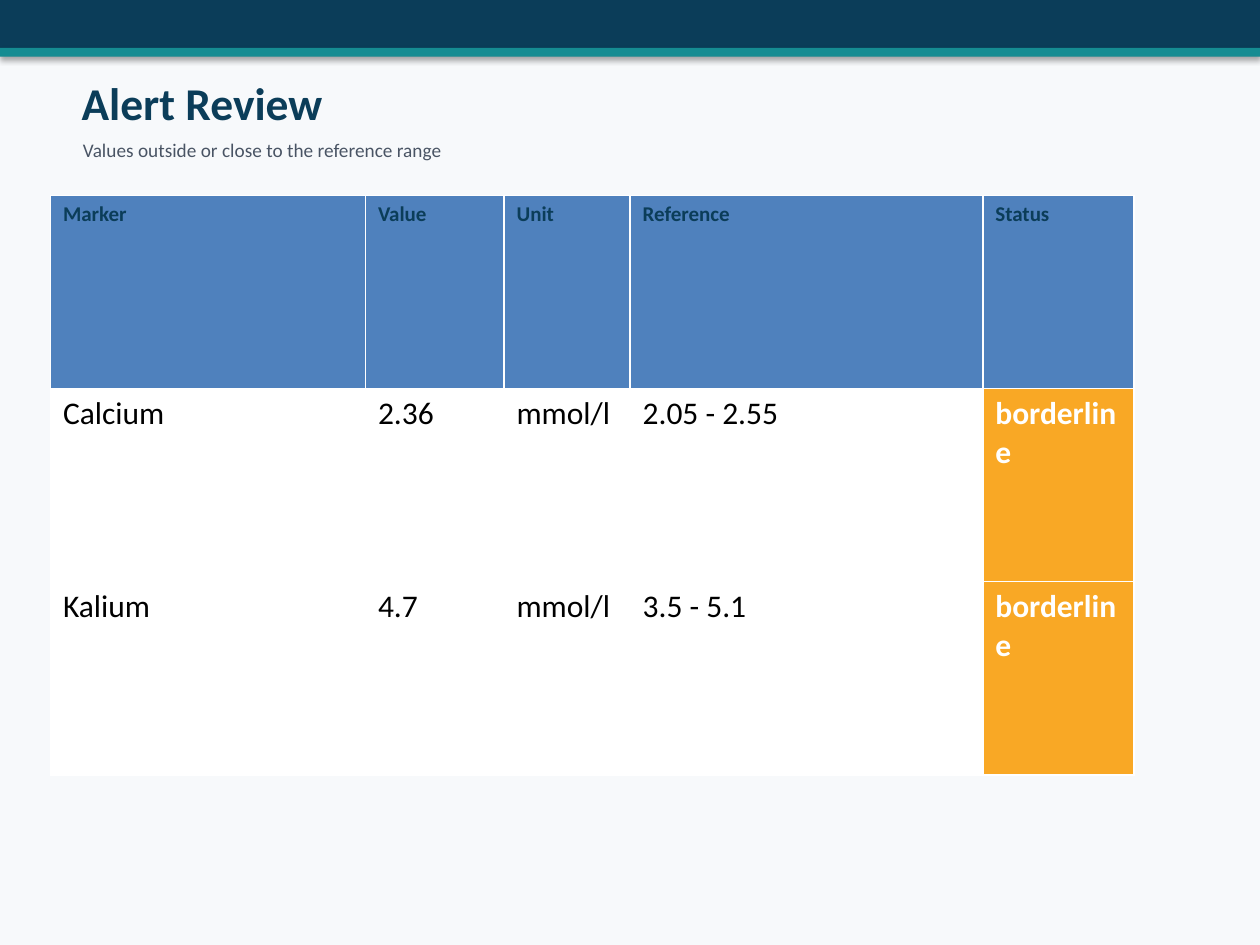
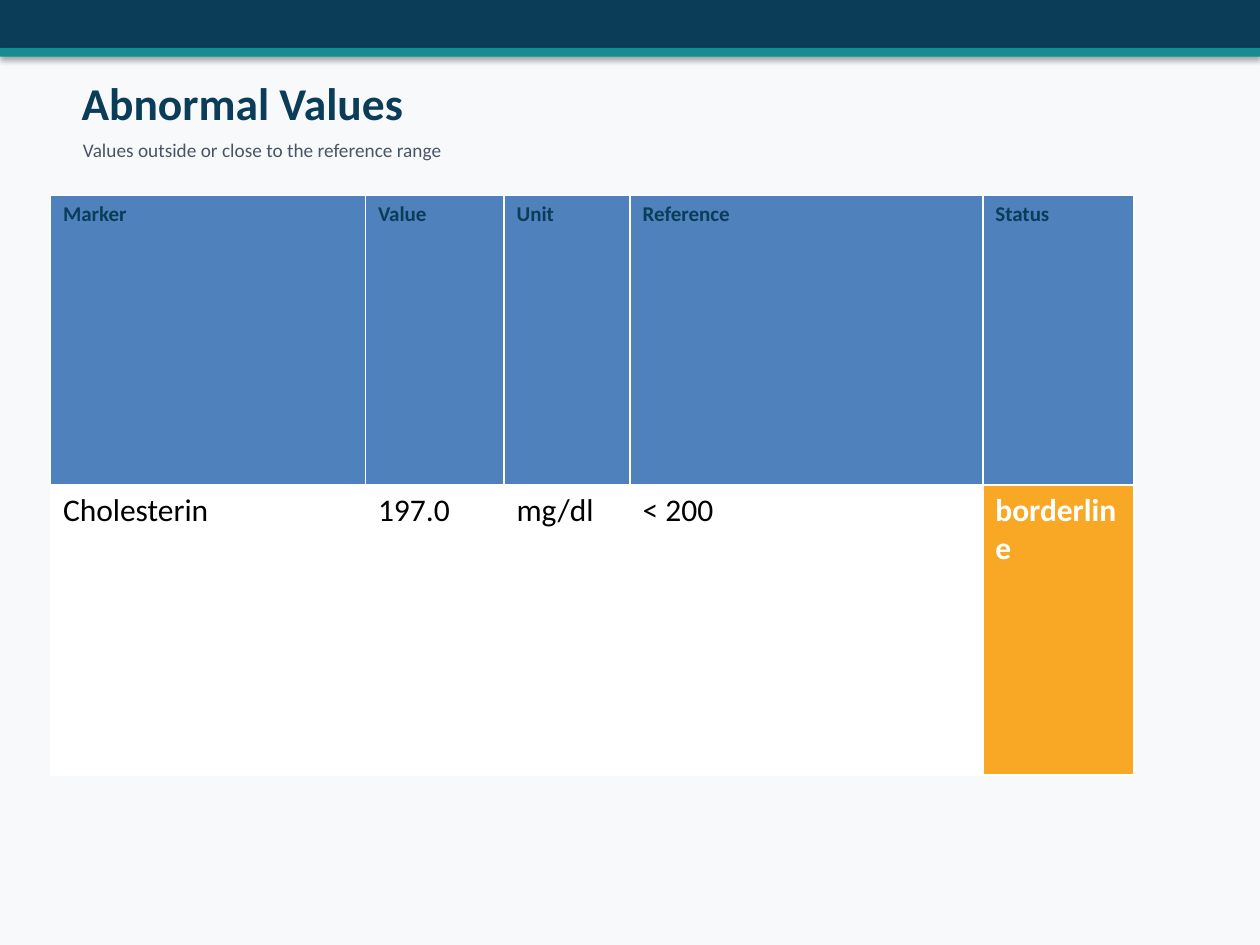
Before and after one commit to Tuna-Safak/isa, a slide deck: slide 5 of output/bloodtest_report.pptx (slide 4 before the commit). Drawn at 1260x945 pixels with LibreOffice and Linux fonts; fonts in the diff are those of the drawing. Boxes give left, top, right and bottom in pixels: in the first picture for what was removed or moved away, otherwise in the second. Text is boxed around its words. In the diff, an @@ line names an element or a change of style, - is before the commit and + after.

```diff
--- a/output/bloodtest_report.pptx
+++ b/output/bloodtest_report.pptx
@@ text at bbox=[82, 88, 402, 121]: text changed @@
-Alert Review
+Abnormal Values
@@ table at bbox=[50, 195, 1134, 775] @@
-row 2: Calcium | 2.36 | mmol/l | 2.05 - 2.55 | borderline
-row 3: Kalium | 4.7 | mmol/l | 3.5 - 5.1 | borderline
+row 2: Cholesterin | 197.0 | mg/dl | < 200 | borderline
```
Also in this commit, not shown: 3 other slides changed, 2 slides added, 1 slide removed, 15 other files.
